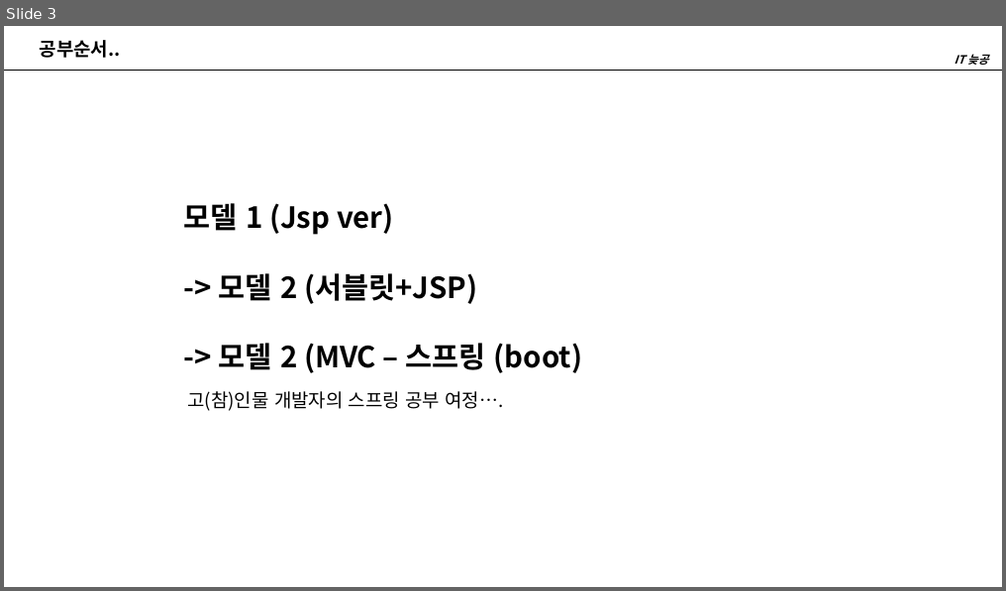
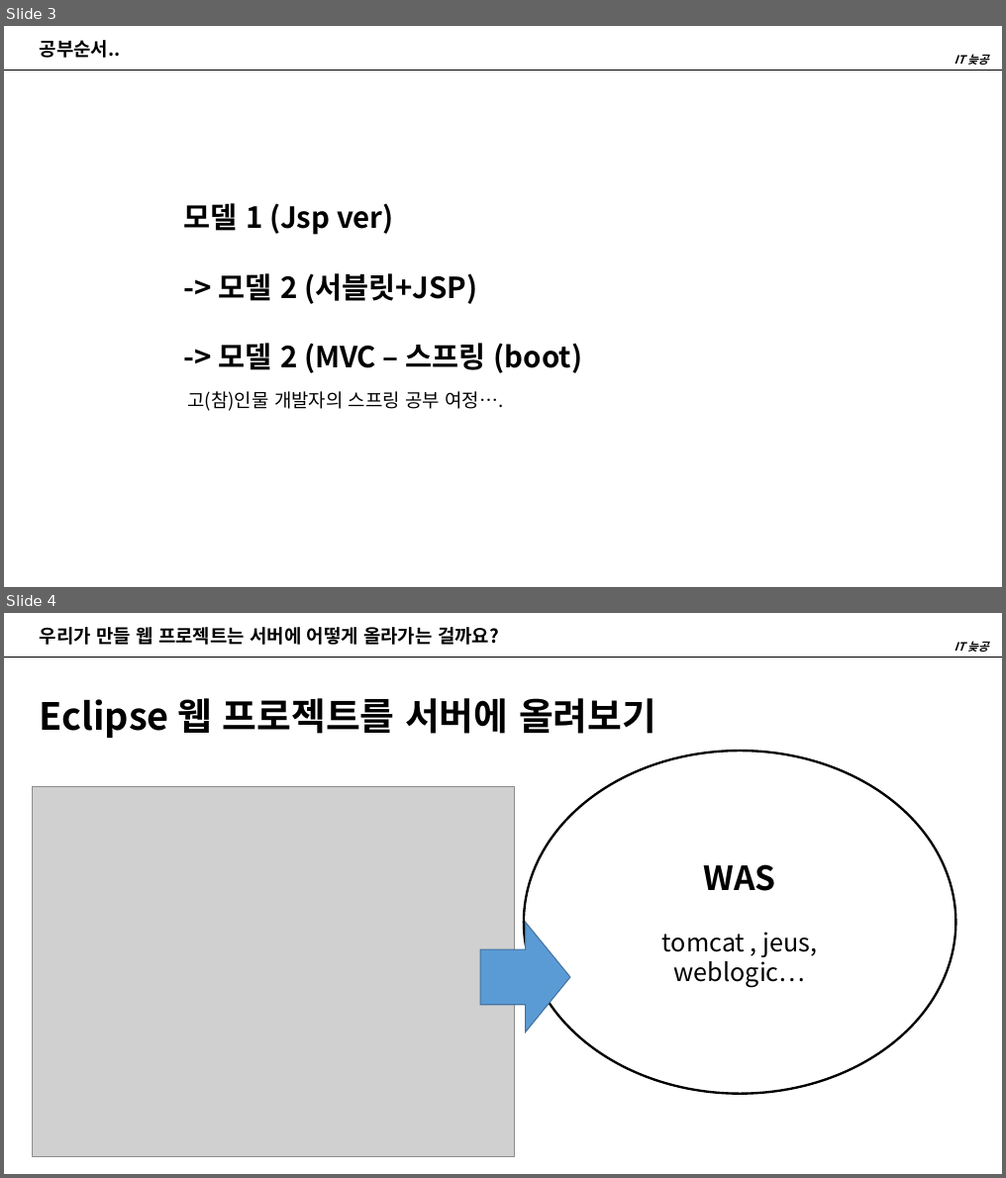
Before and after one commit to dhkim-githup/YouTube, a slide deck: workspace/Model2_MVC.pptx. Shown one above the other, each under a label of ours: slide 3 before the commit, slides 3 and 4 after it. The pictures are 1006x591 and 1006x1178 pixels, drawn with LibreOffice and Linux fonts; fonts in the diff are those of the drawing; grey boxes stand for pictures. Boxes give left, top, right and bottom in pixels: in the first picture for what was removed or moved away, otherwise in the second. Text is boxed around its words. In the diff, an @@ line names an element or a change of style, - is before the commit and + after.

```diff
--- a/workspace/Model2_MVC.pptx
+++ b/workspace/Model2_MVC.pptx
@@ slide 4 added at [4,613,1002,1174], background #FFFFFF @@
@@ text added at [40,623,499,648], 18 pt, text #000000, bold @@
+우리가 만들 웹 프로젝트는 서버에 어떻게 올라가는 걸까요?
@@ text added at [954,641,988,652], 11 pt, text #000000, bold, italic @@
+IT 늦공
@@ line added from (4, 658) to (1002, 658), #000000 0.5 pt @@
@@ text added at [40,698,656,738], 36 pt, text #000000, bold @@
+Eclipse 웹 프로젝트를 서버에 올려보기
@@ ellipse added at [524,751,955,1093], outline #000000 2.25 pt, 24 pt, text #000000 @@
+WAS
+tomcat , jeus, weblogic…
@@ picture added at [33,786,515,1157] @@
@@ right arrow added at [481,922,570,1032], fill #5B9BD5, outline #43739E 1 pt @@
```
Also in this commit, not shown: 1 slide changed, 1 other slide added, 7 other files.
